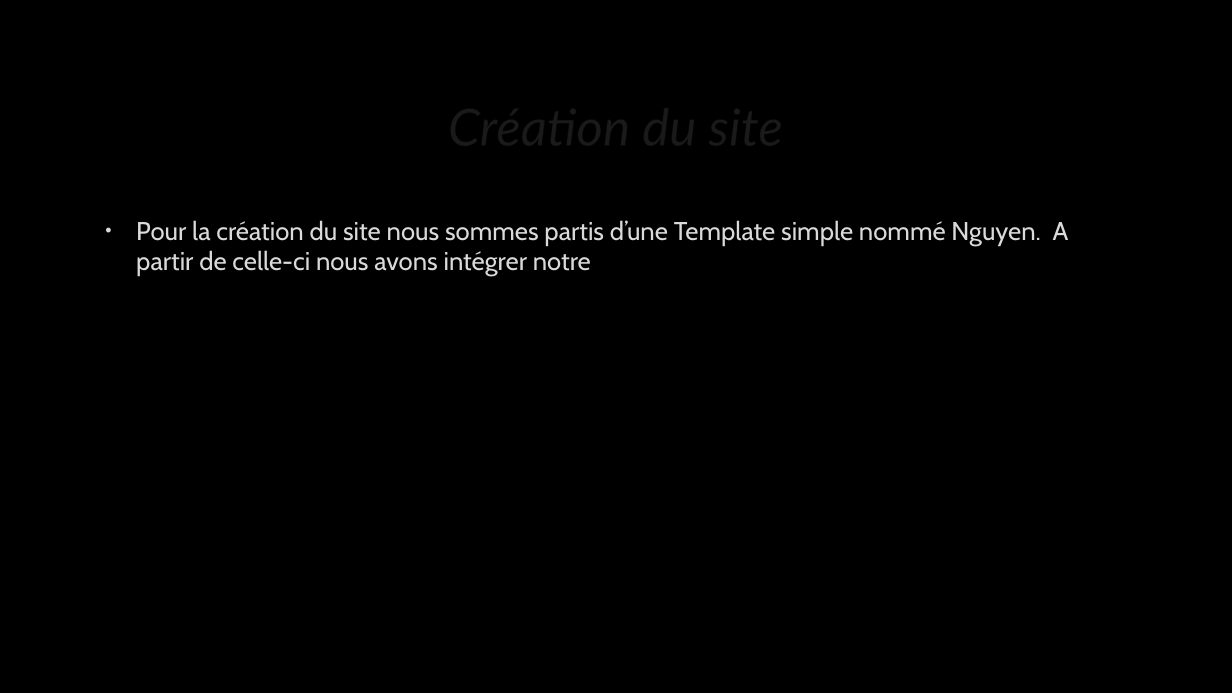
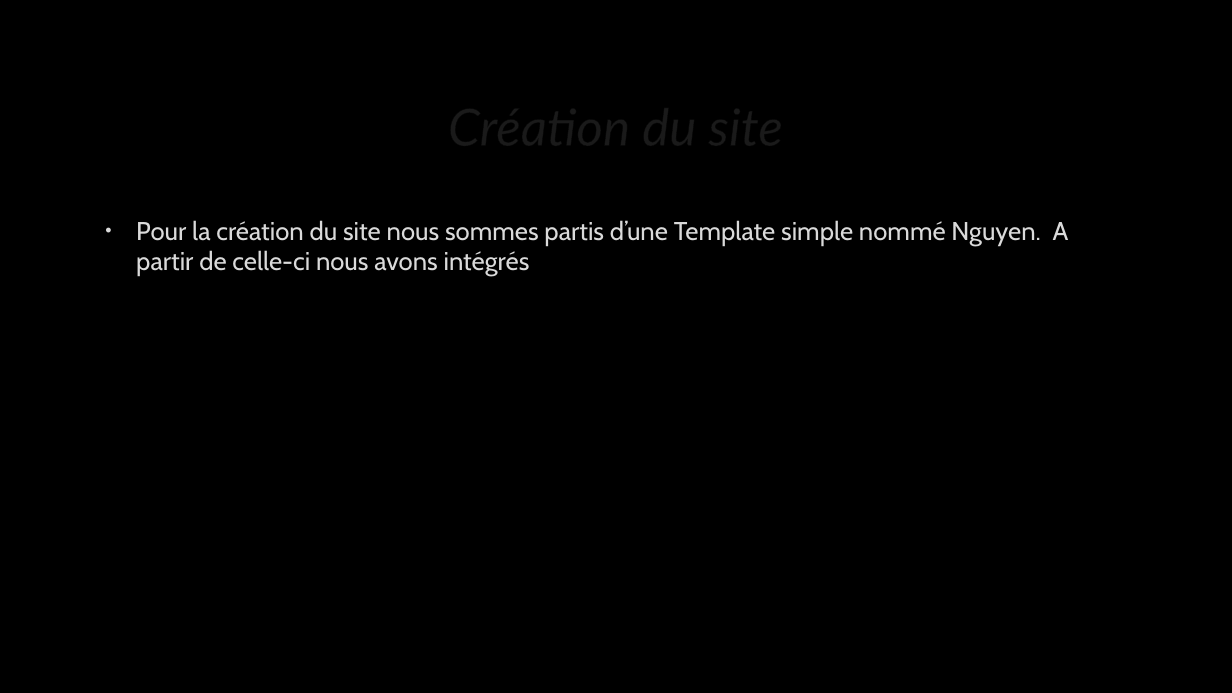
Before and after one commit to MeillatTristan/Campus-Contest-2, a slide deck: slide 2 of Campus Contest 2.pptx. Drawn at 1232x693 pixels with LibreOffice and Linux fonts; fonts in the diff are those of the drawing; background and template pictures are left out. Boxes give left, top, right and bottom in pixels: in the first picture for what was removed or moved away, otherwise in the second. Text is boxed around its words. In the diff, an @@ line names an element or a change of style, - is before the commit and + after.

```diff
--- a/Campus Contest 2.pptx
+++ b/Campus Contest 2.pptx
@@ text at (x1=136, y1=220, x2=1069, y2=276): text changed @@
-• Pour la création du site nous sommes partis d’une Template simple nommé Nguyen. A partir de celle-ci nous avons intégrer notre
+• Pour la création du site nous sommes partis d’une Template simple nommé Nguyen. A partir de celle-ci nous avons intégrés
```
Also in this commit, not shown: 3 other slides changed.
